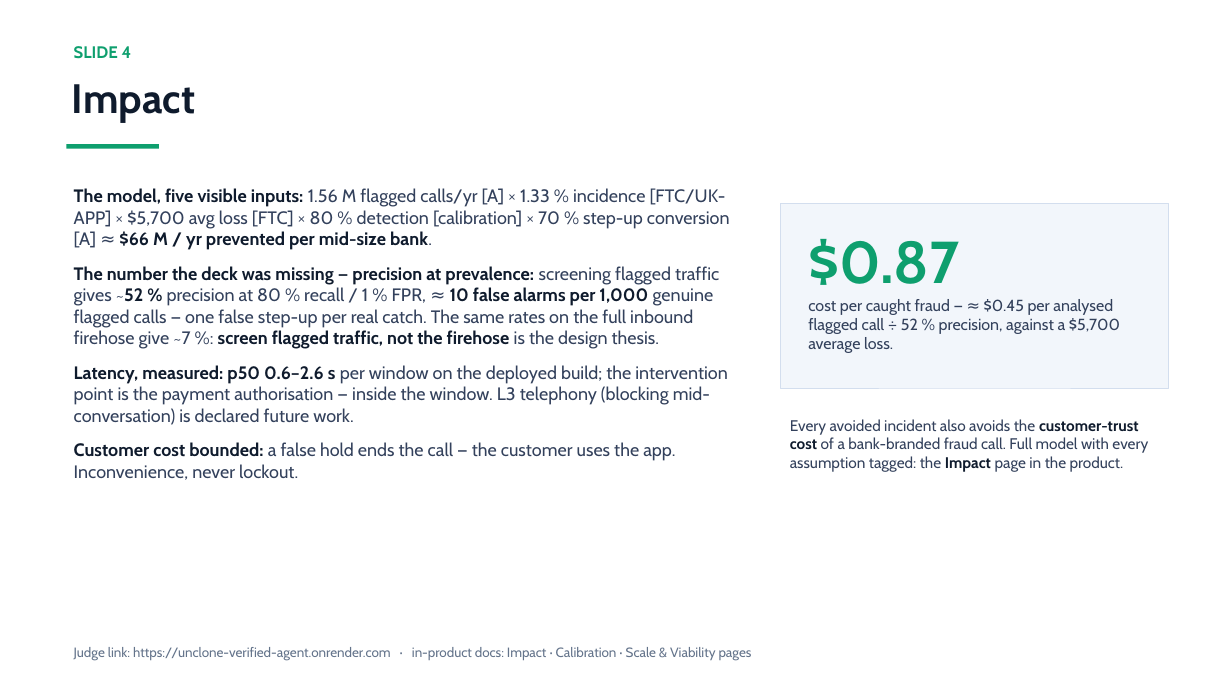
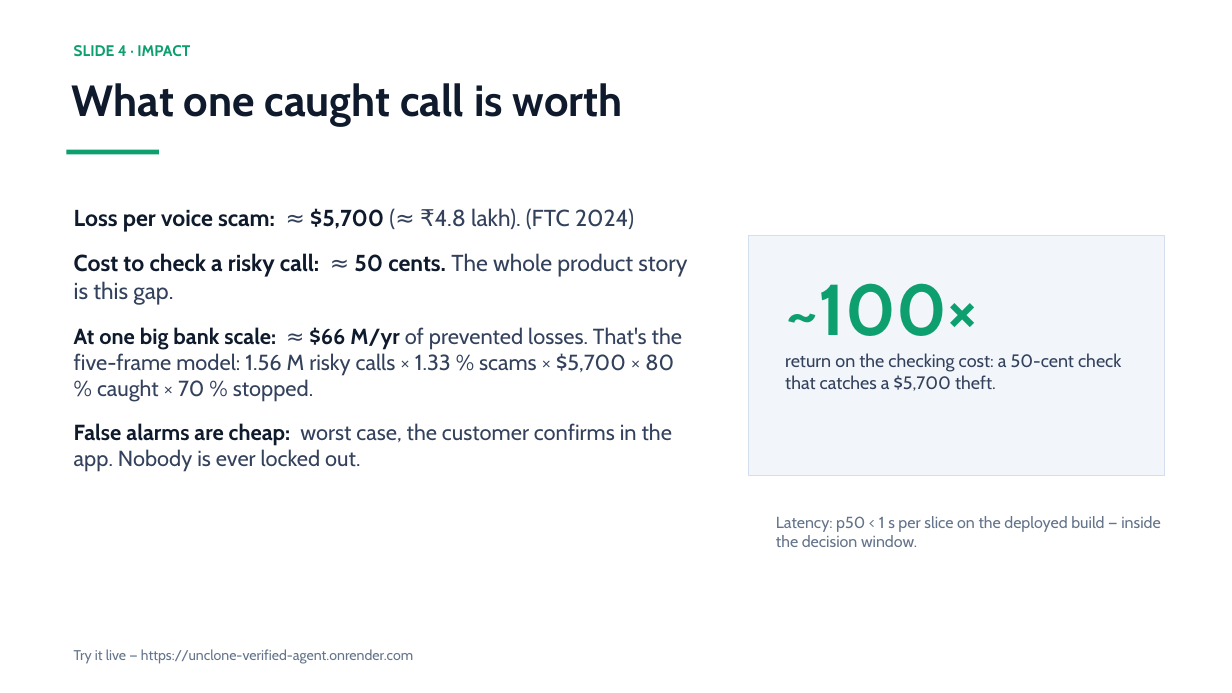
Before and after one commit to Lion4467cat/verified-agent-badge, a slide deck: slide 4 of UNCLONE-day2-deck.pptx. Drawn at 1232x693 pixels with LibreOffice and Linux fonts; fonts in the diff are those of the drawing. Boxes give left, top, right and bottom in pixels: in the first picture for what was removed or moved away, otherwise in the second. Text is boxed around its words. In the diff, an @@ line names an element or a change of style, - is before the commit and + after.

```diff
--- a/UNCLONE-day2-deck.pptx
+++ b/UNCLONE-day2-deck.pptx
@@ text at box(74, 45, 190, 56): text changed; size 13 to 12 pt @@
-SLIDE 4
+SLIDE 4 · IMPACT
@@ text at box(72, 83, 623, 126): text changed; size 32 to 34 pt @@
-Impact
+What one caught call is worth
@@ rectangle: place and size @@
-rectangle at box(67, 144, 159, 149)
+rectangle at box(67, 150, 159, 154)
@@ text at box(74, 208, 687, 472): text changed; size 14 to 17 pt @@
-The model, five visible inputs: 1.56 M flagged calls/yr [A] × 1.33 % incidence [FTC/UK-APP] × $5,700 avg loss [FTC] × 80 % detection [calibration] × 70 % step-up conversion [A] ≈ $66 M / yr prevented per mid-size bank.
-The number the deck was missing — precision at prevalence: screening flagged traffic gives ~52 % precision at 80 % recall / 1 % FPR, ≈ 10 false alarms per 1,000 genuine flagged calls — one false step-up per real catch. The same rates on the full inbound firehose give ~7 %: screen flagged traffic, not the firehose is the design thesis.
-Latency, measured: p50 0.6–2.6 s per window on the deployed build; the intervention point is the payment authorisation — inside the window. L3 telephony (blocking mid-conversation) is declared future work.
-Customer cost bounded: a false hold ends the call — the customer uses the app. Inconvenience, never lockout.
+Loss per voice scam: ≈ $5,700 (≈ ₹4.8 lakh). (FTC 2024)
+Cost to check a risky call: ≈ 50 cents. The whole product story is this gap.
+At one big bank scale: ≈ $66 M/yr of prevented losses. That's the five-frame model: 1.56 M risky calls × 1.33 % scams × $5,700 × 80 % caught × 70 % stopped.
+False alarms are cheap: worst case, the customer confirms in the app. Nobody is ever locked out.
@@ rectangle: place and size @@
-rectangle at box(781, 203, 1169, 388)
+rectangle at box(749, 236, 1165, 476)
@@ text at box(785, 283, 1121, 391): text changed; size 12.5 to 14 pt @@
-$0.87
-cost per caught fraud — ≈ $0.45 per analysed flagged call ÷ 52 % precision, against a $5,700 average loss.
+~100×
+return on the checking cost: a 50-cent check that catches a $5,700 theft.
@@ text at box(776, 516, 1160, 547): text changed; size 12 to 12.5 pt; text colour #33415C to #64748B @@
-Every avoided incident also avoids the customer-trust cost of a bank-branded fraud call. Full model with every assumption tagged: the Impact page in the product.
+Latency: p50 < 1 s per slice on the deployed build — inside the decision window.
@@ text at box(74, 649, 413, 664): text changed; size 10.5 to 11 pt @@
-Judge link: https://unclone-verified-agent.onrender.com · in-product docs: Impact · Calibration · Scale & Viability pages
+Try it live — https://unclone-verified-agent.onrender.com
```
Also in this commit, not shown: 1 other slide changed, 3 slides added, 3 slides removed.
